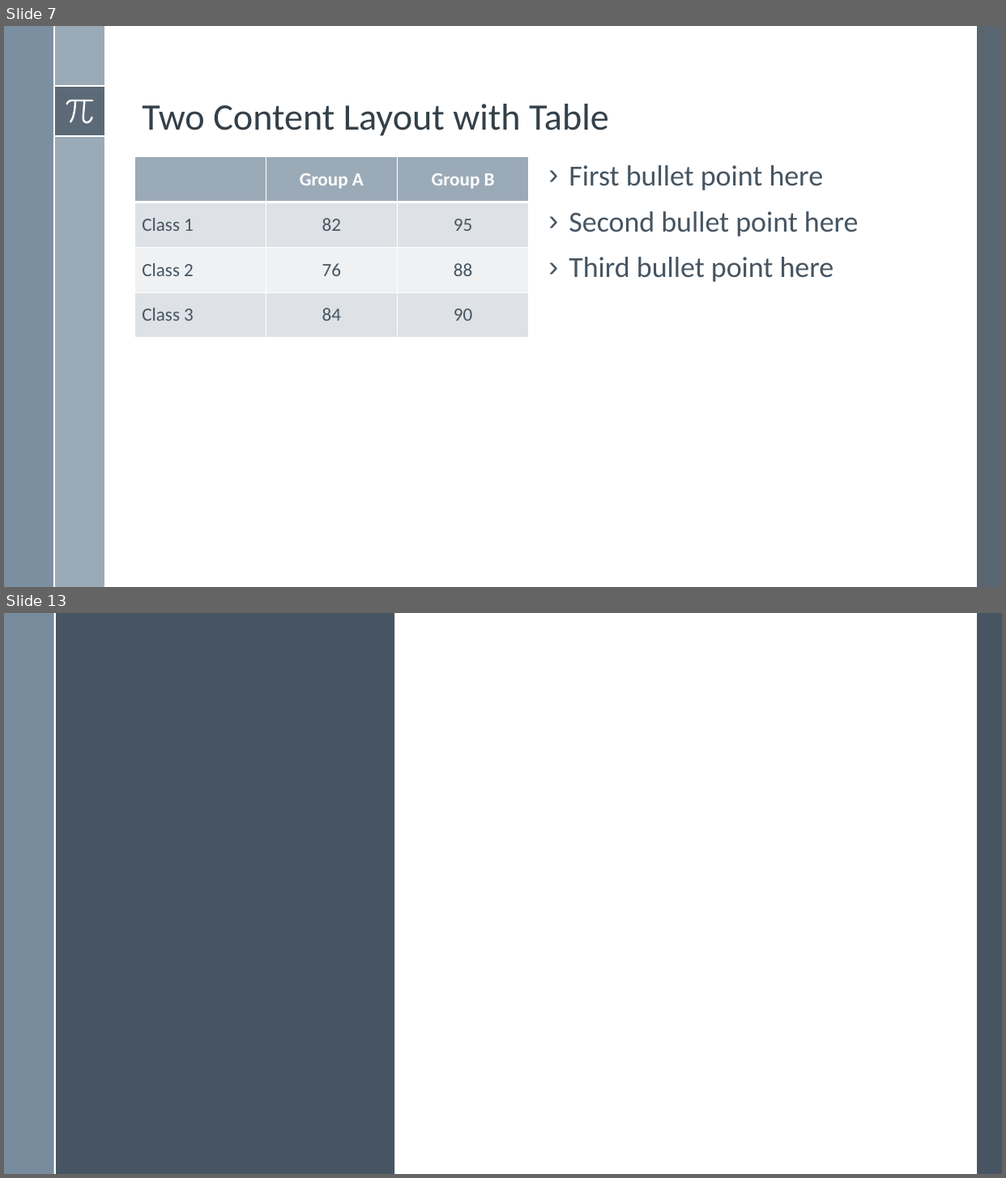
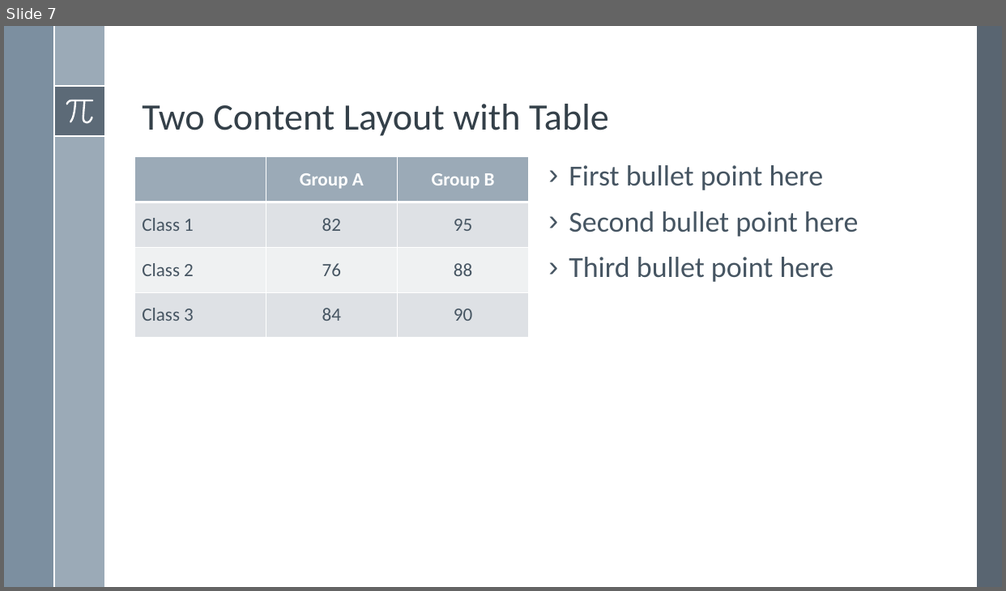
Before and after one commit to BeholderDEV/discretequeensproblem, a slide deck: N Rainhas.pptx. Shown one above the other, each under a label of ours: slides 7 and 13 before the commit, slide 7 after it; the slides between them are not shown. The pictures are 1006x1178 and 1006x591 pixels, drawn with LibreOffice and Linux fonts; fonts in the diff are those of the drawing. Boxes give left, top, right and bottom in pixels: in the first picture for what was removed or moved away, otherwise in the second. Text is boxed around its words. In the diff, an @@ line names an element or a change of style, - is before the commit and + after.

```diff
--- a/N Rainhas.pptx
+++ b/N Rainhas.pptx
@@ slide 13 removed at (4,613,1002,1174), background #FFFFFF @@
@@ rectangle removed at (4,613,54,1174) @@
@@ rectangle removed at (55,613,394,1174) @@
@@ line removed from (55, 613) to (55, 1174) @@
@@ rectangle removed at (978,613,1002,1174) @@
```
Also in this commit, not shown: 1 slide changed, 5 other slides removed, 11 other files.
